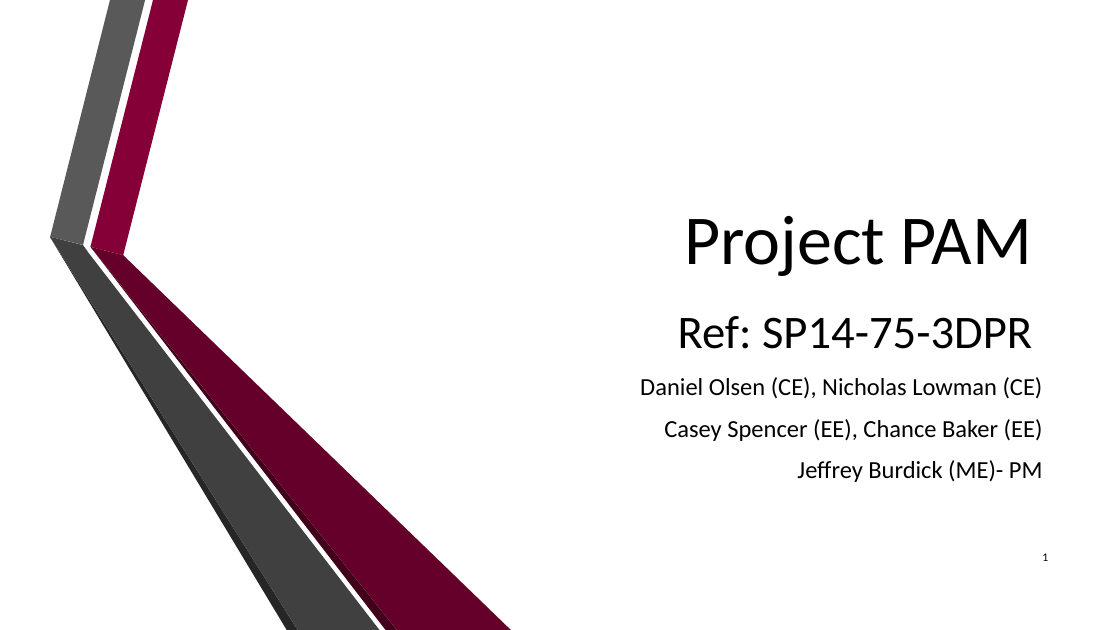
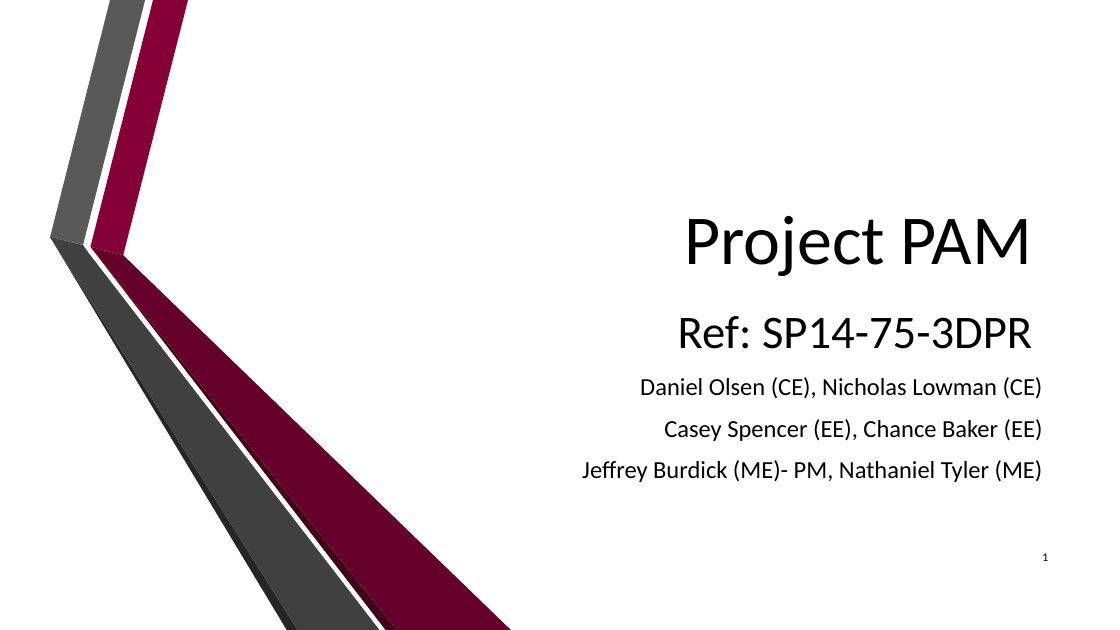
Before and after one commit to dan-olsen/SeniorDesign, a slide deck: slide 1 of Presentations/DesignPres/DesignPres-75.pptx. Drawn at 1120x630 pixels with LibreOffice and Linux fonts; fonts in the diff are those of the drawing; background and template pictures are left out. Boxes give left, top, right and bottom in pixels: in the first picture for what was removed or moved away, otherwise in the second. Text is boxed around its words. In the diff, an @@ line names an element or a change of style, - is before the commit and + after.

```diff
--- a/Presentations/DesignPres/DesignPres-75.pptx
+++ b/Presentations/DesignPres/DesignPres-75.pptx
@@ subtitle at bbox=[582, 460, 1043, 482]: text changed @@
-Jeffrey Burdick (ME)- PM
+Jeffrey Burdick (ME)- PM, Nathaniel Tyler (ME)
```
Also in this commit, not shown: 1 other slide changed, 1 other file.
